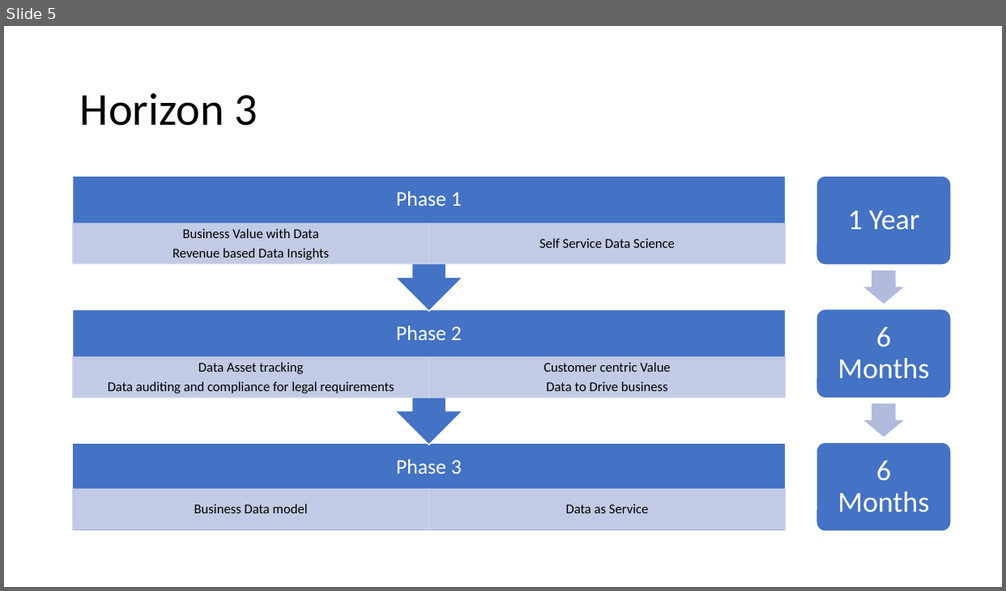
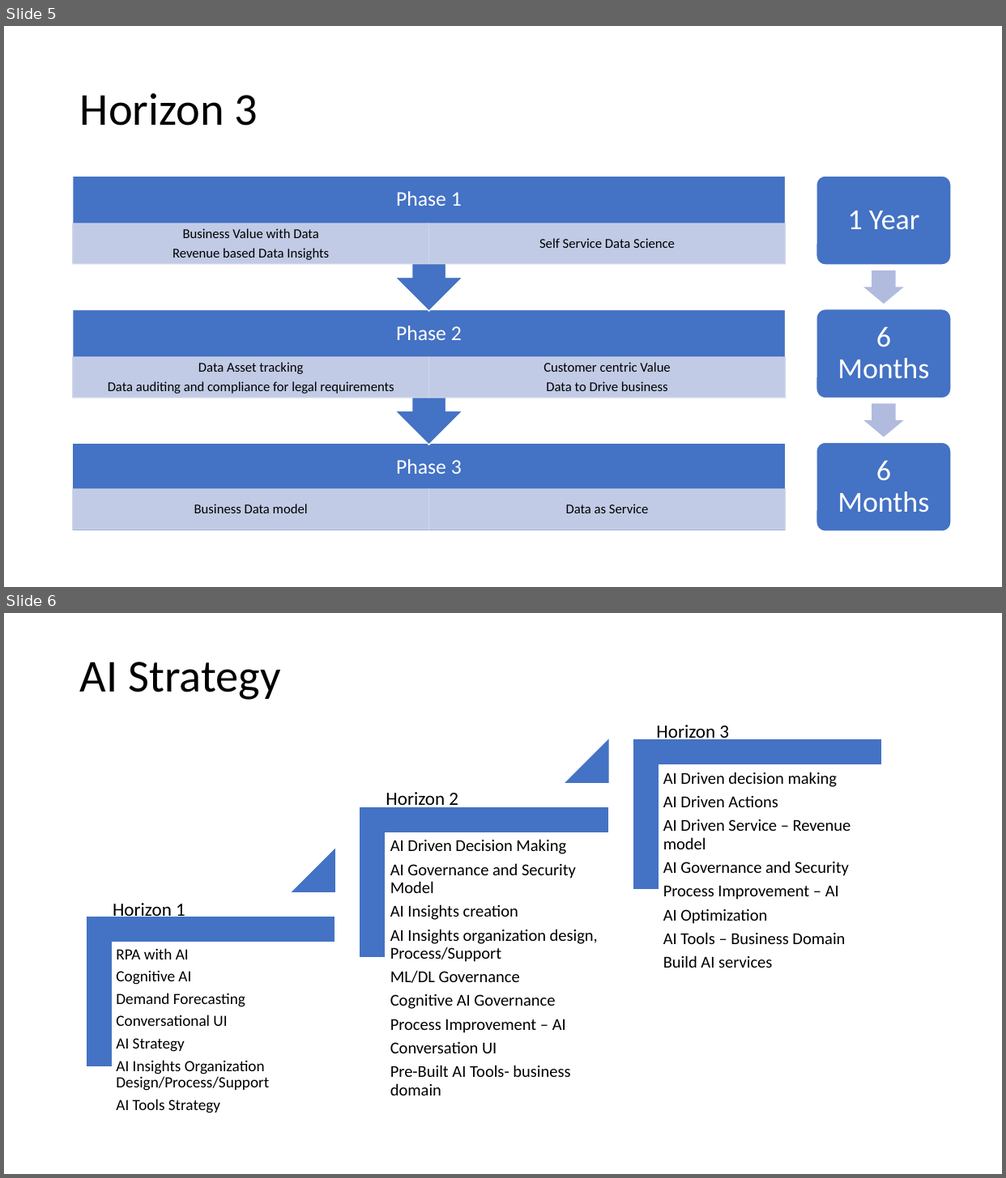
Before and after one commit to balakreshnan/datastrategy, a slide deck: DataHorizon.pptx. Shown one above the other, each under a label of ours: slide 5 before the commit, slides 5 and 6 after it. The pictures are 1006x591 and 1006x1178 pixels, drawn with LibreOffice and Linux fonts; fonts in the diff are those of the drawing. Boxes give left, top, right and bottom in pixels: in the first picture for what was removed or moved away, otherwise in the second. Text is boxed around its words. In the diff, an @@ line names an element or a change of style, - is before the commit and + after.

Commit message:
update

```diff
--- a/DataHorizon.pptx
+++ b/DataHorizon.pptx
@@ slide 6 added at (4,613,1002,1174), background #FFFFFF @@
@@ title added at (80,662,281,700), 44 pt, text #000000 @@
+AI Strategy
@@ text added at (656,725,729,743), 18 pt, text #000000 @@
+Horizon 3
@@ group added at (87,740,881,1114): 3 corners, 3 texts, 2 triangles @@
+RPA with AI
+Cognitive AI
+Demand Forecasting
+Conversational UI
+AI Strategy
+AI Insights Organization Design/Process/Support
+AI Tools Strategy
+AI Driven Decision Making
+AI Governance and Security Model
+AI Insights creation
+AI Insights organization design, Process/Support
+ML/DL Governance
+Cognitive AI Governance
+Process Improvement – AI
+Conversation UI
+Pre-Built AI Tools- business domain
+AI Driven decision making
+AI Driven Actions
+AI Driven Service – Revenue model
+AI Governance and Security
+Process Improvement – AI
+AI Optimization
+AI Tools – Business Domain
+Build AI services
@@ text added at (386,792,458,811), 18 pt, text #000000 @@
+Horizon 2
@@ text added at (113,903,185,921), 18 pt, text #000000 @@
+Horizon 1
```
